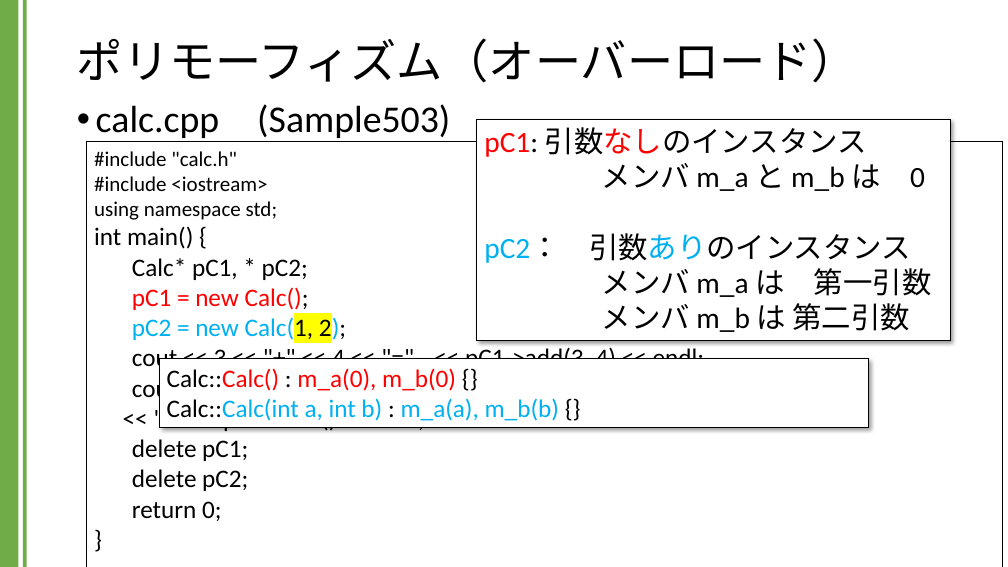
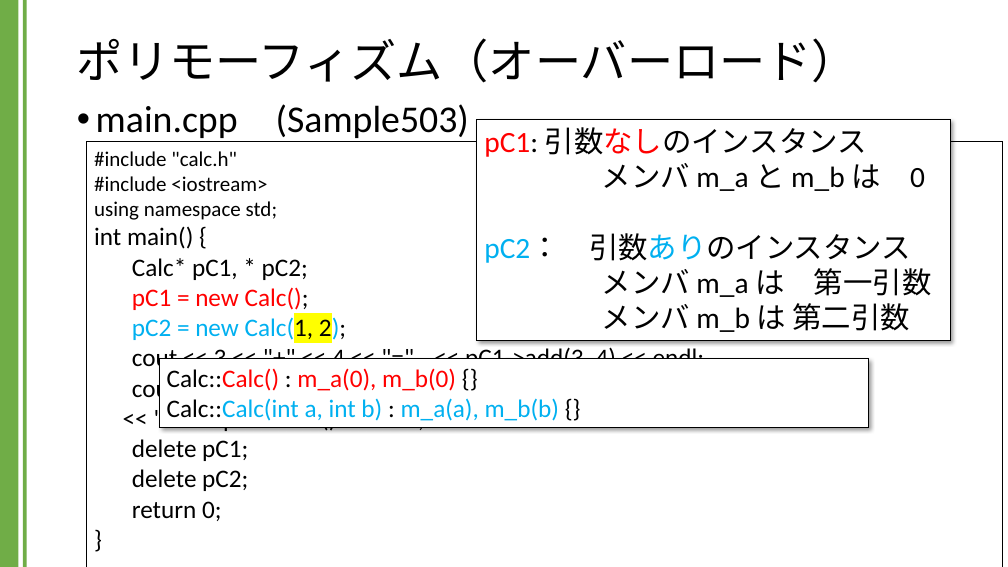
Before and after one commit to kic-murata/cpp2024, a slide deck: slide 29 of 授業資料/講義資料：継承とポリモーフィズム.pptx. Drawn at 1008x567 pixels with LibreOffice and Linux fonts; fonts in the diff are those of the drawing. Boxes give left, top, right and bottom in pixels: in the first picture for what was removed or moved away, otherwise in the second. Text is boxed around its words. In the diff, an @@ line names an element or a change of style, - is before the commit and + after.

```diff
--- a/授業資料/講義資料：継承とポリモーフィズム.pptx
+++ b/授業資料/講義資料：継承とポリモーフィズム.pptx
@@ text at <box>96,104,469,142</box>: text changed @@
-• calc.cpp (Sample503)
+• main.cpp (Sample503)
```
Also in this commit, not shown: 10 slides added.
